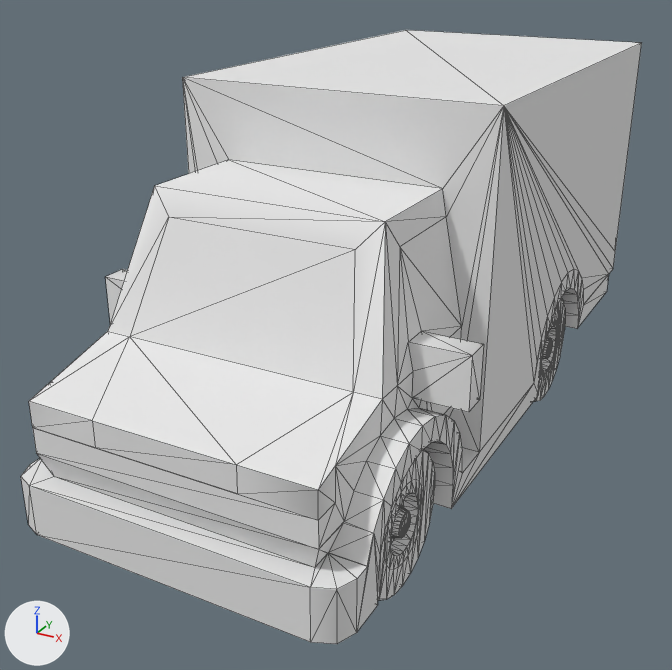
One commit to the OBJ model Assets/Assets/kenney_car-kit/Models/OBJ format/delivery.obj: the scene before it, then after it.
Camera for both pictures: a camera (50 mm lens) standing at (1.65, -3.41, 2.13) and looking at (-0.12, -0.18, 0.52). Every picture has the same lights, and +X, +Y and +Z are marked at lower left. The older version comes first. Mesh edges are drawn as thin lines. Where no turn or scale is listed for an object, it has been applied to the vertices.

The first picture shows 'delivery'.
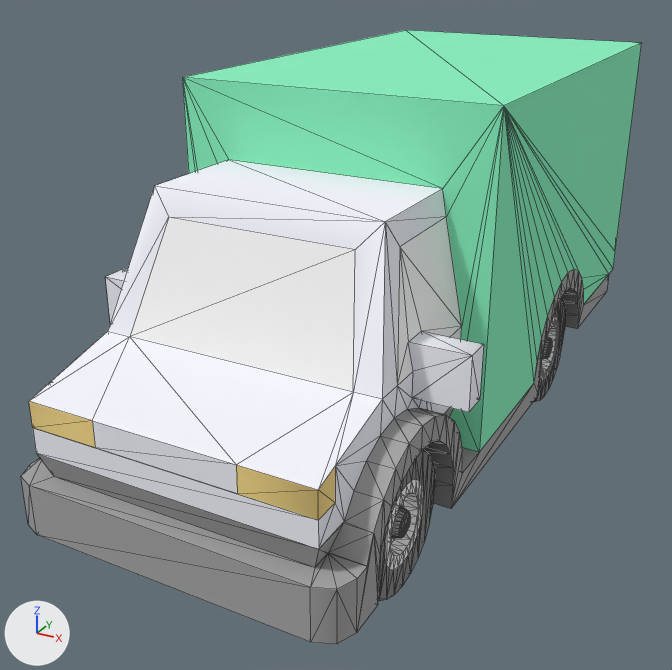
Pixel boxes [x1, y1, x2, y2] of what changed, in the pictures (672 x 670 px):
```json
{"object": "delivery", "change": "recoloured", "before": [21, 30, 642, 644], "after": [21, 30, 642, 644]}
```

Scene script edits in JSON lines:
```json
{"op": "set", "path": "mat_paintgreen.base_color", "old": "(0.8, 0.8, 0.8)", "new": "(0.247, 0.887, 0.528)", "note": "white #e7e7e7 -> green #88f2c0"}
{"op": "set", "path": "mat_paintwhite.base_color", "old": "(0.8, 0.8, 0.8)", "new": "(0.898, 0.906, 0.969)", "note": "white #e7e7e7 -> white #f3f4fb"}
{"op": "set", "path": "mat_plastic.base_color", "old": "(0.8, 0.8, 0.8)", "new": "(0.376, 0.376, 0.376)", "note": "white #e7e7e7 -> grey #a5a5a5"}
{"op": "set", "path": "mat_cartire.base_color", "old": "(0.8, 0.8, 0.8)", "new": "(0.239, 0.239, 0.239)", "note": "white #e7e7e7 -> grey #868686"}
{"op": "set", "path": "mat_defaultmat.base_color", "old": "(0.8, 0.8, 0.8)", "new": "(1.0, 1.0, 1.0)", "note": "white #e7e7e7 -> white #ffffff"}
{"op": "set", "path": "mat_lightfront.base_color", "old": "(0.8, 0.8, 0.8)", "new": "(0.961, 0.725, 0.259)", "note": "white #e7e7e7 -> yellow #fbdd8b"}
{"op": "set", "path": "mat_window.base_color", "old": "(0.8, 0.8, 0.8)", "new": "(0.937, 0.937, 0.937)", "note": "white #e7e7e7 -> white #f8f8f8"}
```
